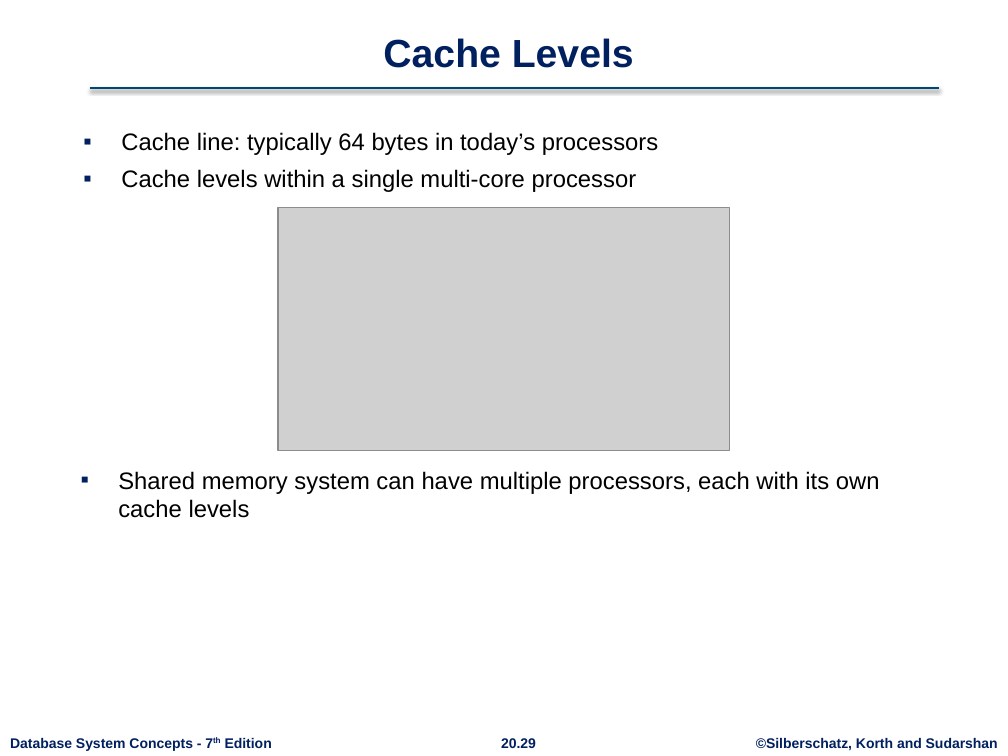
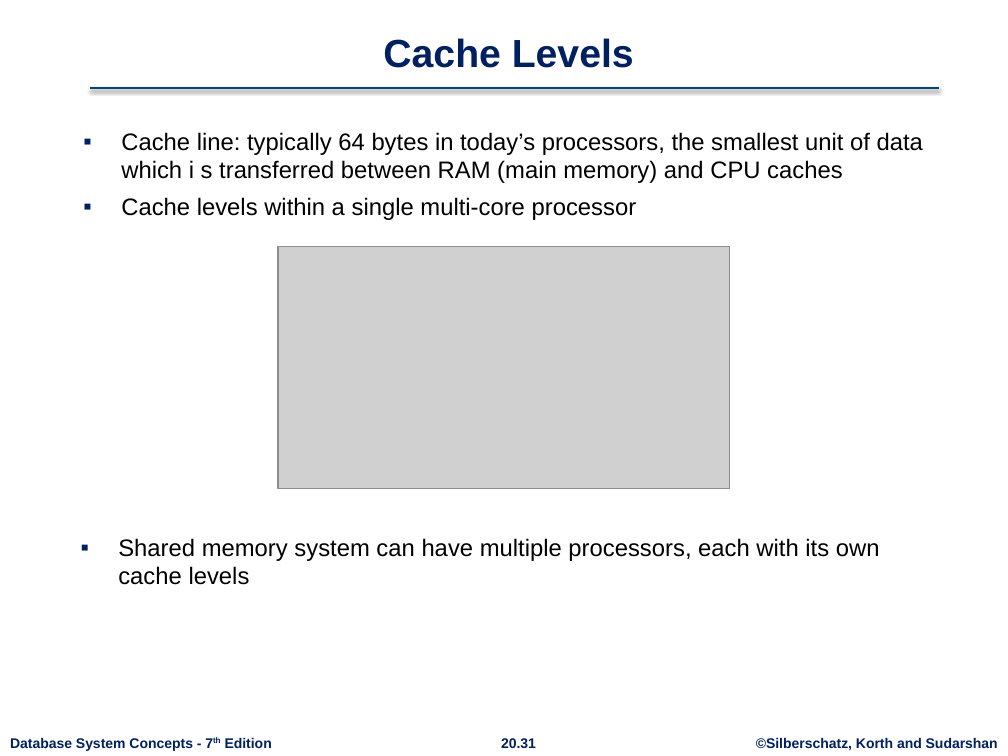
Before and after one commit to rizveeredwan/course-contents, a slide deck: slide 31 of CSE-3104/Slides/ch20.pptx (slide 29 before the commit). Drawn at 1008x756 pixels with LibreOffice and Linux fonts; fonts in the diff are those of the drawing; grey boxes stand for pictures; background and template pictures are left out. Boxes give left, top, right and bottom in pixels: in the first picture for what was removed or moved away, otherwise in the second. Text is boxed around its words. In the diff, an @@ line names an element or a change of style, - is before the commit and + after.

```diff
--- a/CSE-3104/Slides/ch20.pptx
+++ b/CSE-3104/Slides/ch20.pptx
@@ text at (x1=121, y1=132, x2=923, y2=183): text changed @@
-▪ Cache line: typically 64 bytes in today’s processors
+▪ Cache line: typically 64 bytes in today’s processors, the smallest unit of data which i s transferred between RAM (main memory) and CPU caches
@@ picture moved from (x1=278, y1=208, x2=730, y2=451) to (x1=278, y1=246, x2=730, y2=489) @@
@@ text "Shared memory system can have ..." moved from (x1=118, y1=471, x2=880, y2=518) to (x1=118, y1=538, x2=880, y2=585) @@
@@ page number at (x1=501, y1=738, x2=536, y2=748): text changed @@
-20.29
+20.31
```
Also in this commit, not shown: 9 other slides changed, 4 slides added, 2 slides removed.
